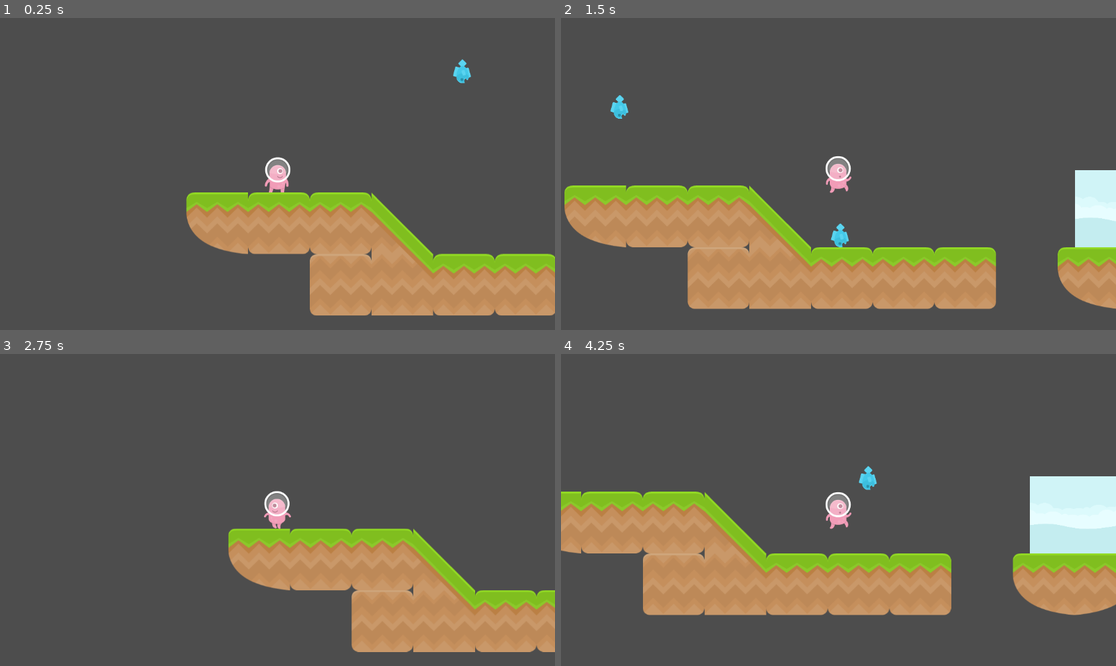
Above: before the commit, frames 1-4 (two rows, left to right).
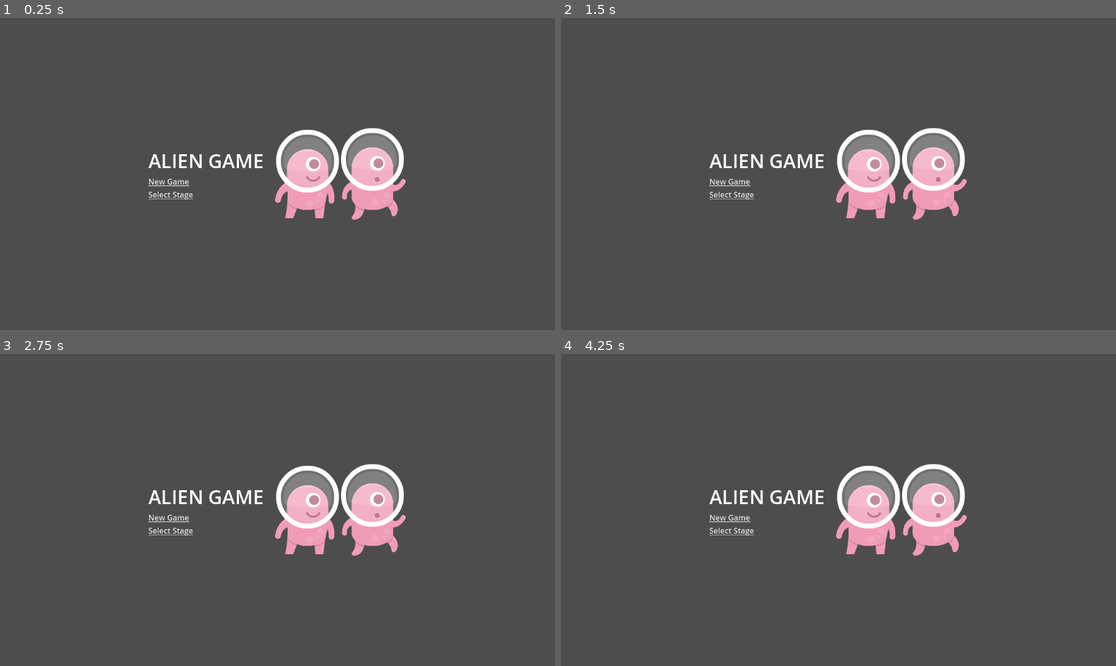
Above: after the commit, the same moments.

Repository: aldenluthfi/tut4
Game: Godot game, scene res://scenes/MainMenu.tscn
Two runs of this game, one before a commit and one after it. Both use one fixed random seed, a clock stepped at 60 frames per second and the inputs below. Before the commit the project starts from res://scenes/Level1.tscn.
Inputs:
- Up to frame 1 (0.25 s): no input
- Up to frame 2 (1.5 s): hold R 0.53-1.28 s; hold Right (right) from 0.53 s (still down); tap Space (jump) at 0.77, 0.8, 1.07, 1.35 s
- Up to frame 3 (2.75 s): tap Space (jump) at 1.52, 1.82, 2.3 s; tap R at 1.55 s; release Right (right) at 2.03 s; hold A (left) from 2.03 s (still down); hold R from 2.03 s (still down)
- Up to frame 4 (4.25 s): release A (left) at 2.78 s; release R at 2.78 s; hold Right (right) from 2.78 s (still down); tap R at 2.85 s; tap Space (jump) at 3.02, 3.32, 3.6, 3.77, 4.07 s

The runs differ from the first frame. In frame 1, 21% of the frame differs, in the area x 26-100%, y 13-96%; in frame 2, 28%; in frame 3, 19%; in frame 4, 30%, in the area x 0-100%, y 35-84%.

Commit message:
tutorial 6

Diff:
--- a/project.godot
+++ b/project.godot
@@ -11,9 +11,13 @@
 [application]
 
 config/name="Tutorial 4 Template"
-run/main_scene="res://scenes/Level1.tscn"
+run/main_scene="res://scenes/MainMenu.tscn"
 config/features=PackedStringArray("4.3")
 config/icon="res://icon.png"
+
+[autoload]
+
+Global="*res://scenes/global.gd"
 
 [input]
 
--- /dev/null
+++ b/scenes/Animation.gd
@@ -0,0 +1,19 @@
+extends AnimationPlayer
+
+@export var next_scene: String
+
+# Called when the node enters the scene tree for the first time.
+func _ready() -> void:
+	self.play("FADE_OUT")
+
+
+# Called every frame. 'delta' is the elapsed time since the previous frame.
+func _process(delta: float) -> void:
+	pass
+
+func set_next_scene(next: String):
+	next_scene = next
+
+func _on_animation_finished(anim_name: StringName) -> void:
+	if anim_name == "FADE_IN":
+		get_tree().call_deferred("change_scene_to_file",(str("res://scenes/" + next_scene + ".tscn")))
--- /dev/null
+++ b/scenes/BackToMenu.gd
@@ -0,0 +1,7 @@
+extends LinkButton
+
+@export var scene_to_load: String
+
+func _on_pressed():
+	Global.lives = 3
+	get_tree().change_scene_to_file(str("res://scenes/" + scene_to_load + ".tscn"))
--- /dev/null
+++ b/scenes/GameOver.tscn
@@ -0,0 +1,34 @@
+[gd_scene load_steps=2 format=3 uid="uid://c856nfw0vretv"]
+
+[ext_resource type="Script" path="res://scenes/BackToMenu.gd" id="1_nu012"]
+
+[node name="GameOver" type="MarginContainer"]
+anchors_preset = 15
+anchor_right = 1.0
+anchor_bottom = 1.0
+grow_horizontal = 2
+grow_vertical = 2
+
+[node name="ColorRect" type="ColorRect" parent="."]
+layout_mode = 2
+color = Color(0.981558, 0, 0.394122, 1)
+
+[node name="VBoxContainer" type="VBoxContainer" parent="."]
+layout_mode = 2
+alignment = 1
+
+[node name="Label" type="Label" parent="VBoxContainer"]
+layout_mode = 2
+theme_override_font_sizes/font_size = 80
+text = "GAME OVER"
+horizontal_alignment = 1
+vertical_alignment = 1
+
+[node name="LinkButton" type="LinkButton" parent="VBoxContainer"]
+layout_mode = 2
+size_flags_horizontal = 4
+text = "back to menu"
+script = ExtResource("1_nu012")
+scene_to_load = "MainMenu"
+
+[connection signal="pressed" from="VBoxContainer/LinkButton" to="VBoxContainer/LinkButton" method="_on_pressed"]
--- a/scenes/Level1.tscn
+++ b/scenes/Level1.tscn
@@ -1,11 +1,14 @@
-[gd_scene load_steps=9 format=4 uid="uid://yqmk0vpvnyxr"]
+[gd_scene load_steps=12 format=4 uid="uid://yqmk0vpvnyxr"]
 
 [ext_resource type="PackedScene" uid="uid://bc2fujtl13g10" path="res://scenes/Player.tscn" id="1"]
 [ext_resource type="Texture2D" uid="uid://76hi8rt1miuo" path="res://assets/kenney_platformerpack/Spritesheets/spritesheet_gr_grass.png" id="2_yrabu"]
 [ext_resource type="Texture2D" uid="uid://bbale34yqctf4" path="res://assets/kenney_platformerpack/PNG/Backgrounds/blue_land.png" id="3_lbt7v"]
 [ext_resource type="PackedScene" uid="uid://dqr2f0sfvaott" path="res://scenes/TriggerArea.tscn" id="4_6gdai"]
 [ext_resource type="Script" path="res://scenes/Spawner.gd" id="5_qvcld"]
+[ext_resource type="Script" path="res://scenes/SceneSwitcher.gd" id="6_3f4xi"]
 [ext_resource type="PackedScene" uid="uid://cjfaf6k5h7udj" path="res://scenes/Enemy.tscn" id="6_rom4y"]
+[ext_resource type="PackedScene" uid="uid://bpwo8sypg80fw" path="res://scenes/LifeCounter.tscn" id="7_sdgr3"]
+[ext_resource type="PackedScene" uid="uid://c0fofab1dp1ke" path="res://scenes/SceneSwitcher.tscn" id="8_25enw"]
 
 [sub_resource type="TileSetAtlasSource" id="TileSetAtlasSource_vjq6m"]
 texture = ExtResource("2_yrabu")
@@ -68,9 +71,12 @@
 scale = Vector2(0.186035, 0.156738)
 texture = ExtResource("3_lbt7v")
 
-[node name="TriggerArea" parent="Sprite2D" instance=ExtResource("4_6gdai")]
+[node name="Win" parent="Sprite2D" instance=ExtResource("4_6gdai")]
 scale = Vector2(51, 51)
 sceneName = "Level2"
+
+[node name="SceneSwitcher" parent="Sprite2D/Win" instance=ExtResource("8_25enw")]
+script = ExtResource("6_3f4xi")
 
 [node name="TriggerArea" parent="." instance=ExtResource("4_6gdai")]
 position = Vector2(0, 1000)
@@ -81,3 +87,7 @@
 position = Vector2(1222, -24)
 script = ExtResource("5_qvcld")
 obstacle = ExtResource("6_rom4y")
+
+[node name="LifeCounter" type="CanvasLayer" parent="."]
+
+[node name="LifeCounter" parent="LifeCounter" instance=ExtResource("7_sdgr3")]
--- a/scenes/Level2.tscn
+++ b/scenes/Level2.tscn
@@ -1,11 +1,13 @@
-[gd_scene load_steps=9 format=4 uid="uid://d15fvku0xbqds"]
+[gd_scene load_steps=11 format=4 uid="uid://d15fvku0xbqds"]
 
 [ext_resource type="PackedScene" uid="uid://bc2fujtl13g10" path="res://scenes/Player.tscn" id="1_7e1dl"]
 [ext_resource type="Texture2D" uid="uid://pgvs2eknvuao" path="res://assets/kenney_platformerpack/Spritesheets/spritesheet_gr_planet.png" id="2_c350s"]
 [ext_resource type="PackedScene" uid="uid://dqr2f0sfvaott" path="res://scenes/TriggerArea.tscn" id="3_0x7ef"]
+[ext_resource type="PackedScene" uid="uid://c0fofab1dp1ke" path="res://scenes/SceneSwitcher.tscn" id="4_cl6ro"]
 [ext_resource type="Texture2D" uid="uid://bbale34yqctf4" path="res://assets/kenney_platformerpack/PNG/Backgrounds/blue_land.png" id="4_y5qci"]
 [ext_resource type="Script" path="res://scenes/Spawner.gd" id="5_gxr1q"]
 [ext_resource type="PackedScene" uid="uid://lal426ii4nae" path="res://scenes/Bee.tscn" id="6_54og0"]
+[ext_resource type="PackedScene" uid="uid://bpwo8sypg80fw" path="res://scenes/LifeCounter.tscn" id="7_vuvba"]
 
 [sub_resource type="TileSetAtlasSource" id="TileSetAtlasSource_obbfj"]
 texture = ExtResource("2_c350s")
@@ -66,6 +68,8 @@
 scale = Vector2(500, 40)
 sceneName = "Level2"
 
+[node name="SceneSwitcher" parent="TriggerArea" instance=ExtResource("4_cl6ro")]
+
 [node name="Sprite2D" type="Sprite2D" parent="."]
 position = Vector2(392, -463)
 scale = Vector2(0.186035, 0.156738)
@@ -80,3 +84,7 @@
 position = Vector2(64, -432)
 script = ExtResource("5_gxr1q")
 obstacle = ExtResource("6_54og0")
+
+[node name="LifeCounter" type="CanvasLayer" parent="."]
+
+[node name="LifeCounter" parent="LifeCounter" instance=ExtResource("7_vuvba")]
--- /dev/null
+++ b/scenes/LifeCounter.gd
@@ -0,0 +1,5 @@
+extends Label
+
+# Called every frame. 'delta' is the elapsed time since the previous frame.
+func _process(delta: float) -> void:
+	self.text = "Lives : " + str(Global.lives)
--- /dev/null
+++ b/scenes/LifeCounter.tscn
@@ -0,0 +1,9 @@
+[gd_scene load_steps=2 format=3 uid="uid://bpwo8sypg80fw"]
+
+[ext_resource type="Script" path="res://scenes/LifeCounter.gd" id="1_lv7yh"]
+
+[node name="LifeCounter" type="MarginContainer"]
+
+[node name="Label" type="Label" parent="."]
+layout_mode = 2
+script = ExtResource("1_lv7yh")
--- a/scenes/LoseScreen.tscn
+++ b/scenes/LoseScreen.tscn
@@ -7,6 +7,6 @@
 script = ExtResource("1_xev0g")
 
 [node name="Sprite2D" type="Sprite2D" parent="."]
-position = Vector2(512, 320)
-scale = Vector2(0.76, 0.76)
+position = Vector2(557, 341)
+scale = Vector2(0.856429, 0.76)
 texture = ExtResource("1")
--- /dev/null
+++ b/scenes/MainMenu.tscn
@@ -0,0 +1,57 @@
+[gd_scene load_steps=5 format=3 uid="uid://dcwh7qed8pxtf"]
+
+[ext_resource type="Script" path="res://scenes/SelectStage.gd" id="1_haysj"]
+[ext_resource type="Script" path="res://scenes/NewGame.gd" id="1_jo3m6"]
+[ext_resource type="Texture2D" uid="uid://5yv0bn6jfwtc" path="res://assets/kenney_platformerpack/PNG/Players/Variable sizes/Pink/alienPink_stand.png" id="2_aljbo"]
+[ext_resource type="Texture2D" uid="uid://caagct4qorsvf" path="res://assets/kenney_platformerpack/PNG/Players/Variable sizes/Pink/alienPink_jump.png" id="3_jhene"]
+
+[node name="MainMenu" type="MarginContainer"]
+anchors_preset = 15
+anchor_right = 1.0
+anchor_bottom = 1.0
+grow_horizontal = 2
+grow_vertical = 2
+
+[node name="HBoxContainer" type="HBoxContainer" parent="."]
+layout_mode = 2
+alignment = 1
+
+[node name="MarginContainer" type="MarginContainer" parent="HBoxContainer"]
+layout_mode = 2
+theme_override_constants/margin_right = 20
+
+[node name="VBoxContainer" type="VBoxContainer" parent="HBoxContainer/MarginContainer"]
+layout_mode = 2
+size_flags_vertical = 4
+
+[node name="Label" type="Label" parent="HBoxContainer/MarginContainer/VBoxContainer"]
+layout_mode = 2
+theme_override_font_sizes/font_size = 40
+text = "ALIEN GAME"
+
+[node name="New Game" type="LinkButton" parent="HBoxContainer/MarginContainer/VBoxContainer"]
+layout_mode = 2
+text = "New Game"
+script = ExtResource("1_jo3m6")
+scene_to_load = "Level1"
+
+[node name="Select Stage" type="LinkButton" parent="HBoxContainer/MarginContainer/VBoxContainer"]
+layout_mode = 2
+text = "Select Stage"
+script = ExtResource("1_haysj")
+scene_to_load = "SelectStage"
+
+[node name="TextureRect" type="TextureRect" parent="HBoxContainer"]
+layout_mode = 2
+size_flags_vertical = 4
+texture = ExtResource("2_aljbo")
+stretch_mode = 2
+
+[node name="TextureRect2" type="TextureRect" parent="HBoxContainer"]
+layout_mode = 2
+size_flags_vertical = 4
+texture = ExtResource("3_jhene")
+stretch_mode = 2
+
+[connection signal="pressed" from="HBoxContainer/MarginContainer/VBoxContainer/New Game" to="HBoxContainer/MarginContainer/VBoxContainer/New Game" method="_on_pressed"]
+[connection signal="pressed" from="HBoxContainer/MarginContainer/VBoxContainer/Select Stage" to="HBoxContainer/MarginContainer/VBoxContainer/Select Stage" method="_on_pressed"]
--- /dev/null
+++ b/scenes/NewGame.gd
@@ -0,0 +1,6 @@
+extends LinkButton
+
+@export var scene_to_load: String
+
+func _on_pressed():
+	get_tree().change_scene_to_file(str("res://scenes/" + scene_to_load + ".tscn"))
--- /dev/null
+++ b/scenes/SceneSwitcher.gd
@@ -0,0 +1,16 @@
+extends MarginContainer
+
+@export var next_scene: String
+
+# Called when the node enters the scene tree for the first time.
+func _ready() -> void:
+	pass # Replace with function body.
+
+
+# Called every frame. 'delta' is the elapsed time since the previous frame.
+func _process(delta: float) -> void:
+	pass
+
+func fade_in(next: String) -> void:
+	$AnimationPlayer.play("FADE_IN")
+	$AnimationPlayer.set_next_scene(next)
--- /dev/null
+++ b/scenes/SceneSwitcher.tscn
@@ -0,0 +1,77 @@
+[gd_scene load_steps=6 format=3 uid="uid://c0fofab1dp1ke"]
+
+[ext_resource type="Script" path="res://scenes/Animation.gd" id="1_u235g"]
+
+[sub_resource type="Animation" id="Animation_wovbg"]
+resource_name = "FADE_IN"
+tracks/0/type = "value"
+tracks/0/imported = false
+tracks/0/enabled = true
+tracks/0/path = NodePath("Overlay/Overlay:color")
+tracks/0/interp = 1
+tracks/0/loop_wrap = true
+tracks/0/keys = {
+"times": PackedFloat32Array(0, 1),
+"transitions": PackedFloat32Array(1, 1),
+"update": 0,
+"values": [Color(1, 1, 1, 0), Color(1, 1, 1, 1)]
+}
+
+[sub_resource type="Animation" id="Animation_6i036"]
+length = 0.001
+tracks/0/type = "value"
+tracks/0/imported = false
+tracks/0/enabled = true
+tracks/0/path = NodePath("Overlay/Overlay:color")
+tracks/0/interp = 1
+tracks/0/loop_wrap = true
+tracks/0/keys = {
+"times": PackedFloat32Array(0),
+"transitions": PackedFloat32Array(1),
+"update": 0,
+"values": [Color(1, 1, 1, 0)]
+}
+
+[sub_resource type="Animation" id="Animation_3eiqd"]
+resource_name = "FADE_OUT"
+tracks/0/type = "value"
+tracks/0/imported = false
+tracks/0/enabled = true
+tracks/0/path = NodePath("Overlay/Overlay:color")
+tracks/0/interp = 1
+tracks/0/loop_wrap = true
+tracks/0/keys = {
+"times": PackedFloat32Array(0, 1),
+"transitions": PackedFloat32Array(1, 1),
+"update": 0,
+"values": [Color(1, 1, 1, 1), Color(1, 1, 1, 0)]
+}
+
+[sub_resource type="AnimationLibrary" id="AnimationLibrary_r7bhk"]
+_data = {
+"FADE_IN": SubResource("Animation_wovbg"),
+"FADE_OUT": SubResource("Animation_3eiqd"),
+"RESET": SubResource("Animation_6i036")
+}
+
+[node name="SceneSwitcher" type="MarginContainer"]
+anchors_preset = 15
+anchor_right = 1.0
+anchor_bottom = 1.0
+grow_horizontal = 2
+grow_vertical = 2
+
+[node name="Overlay" type="CanvasLayer" parent="."]
+
+[node name="Overlay" type="ColorRect" parent="Overlay"]
+offset_right = 1152.0
+offset_bottom = 648.0
+color = Color(1, 1, 1, 0)
+
+[node name="AnimationPlayer" type="AnimationPlayer" parent="."]
+libraries = {
+"": SubResource("AnimationLibrary_r7bhk")
+}
+script = ExtResource("1_u235g")
+
+[connection signal="animation_finished" from="AnimationPlayer" to="AnimationPlayer" method="_on_animation_finished"]
--- /dev/null
+++ b/scenes/SelectStage.gd
@@ -0,0 +1,6 @@
+extends BaseButton
+
+@export var scene_to_load: String
+
+func _on_pressed():
+	get_tree().change_scene_to_file(str("res://scenes/" + scene_to_load + ".tscn"))
--- /dev/null
+++ b/scenes/SelectStage.tscn
@@ -0,0 +1,69 @@
+[gd_scene load_steps=5 format=3 uid="uid://bni3onlutwlxe"]
+
+[ext_resource type="Texture2D" uid="uid://5yv0bn6jfwtc" path="res://assets/kenney_platformerpack/PNG/Players/Variable sizes/Pink/alienPink_stand.png" id="1_7j06b"]
+[ext_resource type="Texture2D" uid="uid://caagct4qorsvf" path="res://assets/kenney_platformerpack/PNG/Players/Variable sizes/Pink/alienPink_jump.png" id="2_owmaf"]
+[ext_resource type="Texture2D" uid="uid://wuxkev2mde0w" path="res://assets/kenney_platformerpack/PNG/Players/Variable sizes/Pink/alienPink_walk1.png" id="3_bbvl3"]
+[ext_resource type="Script" path="res://scenes/SelectStage.gd" id="4_21chk"]
+
+[node name="SelectStage" type="MarginContainer"]
+anchors_preset = 8
+anchor_left = 0.5
+anchor_top = 0.5
+anchor_right = 0.5
+anchor_bottom = 0.5
+offset_left = -173.0
+offset_top = -115.5
+offset_right = 173.0
+offset_bottom = 115.5
+grow_horizontal = 2
+grow_vertical = 2
+theme_override_constants/margin_left = 20
+theme_override_constants/margin_top = 20
+theme_override_constants/margin_right = 20
+theme_override_constants/margin_bottom = 0
+
+[node name="HBoxContainer" type="HBoxContainer" parent="."]
+layout_mode = 2
+theme_override_constants/separation = 40
+
+[node name="VBoxContainer" type="VBoxContainer" parent="HBoxContainer"]
+layout_mode = 2
+
+[node name="TextureButton" type="TextureButton" parent="HBoxContainer/VBoxContainer"]
+layout_mode = 2
+texture_normal = ExtResource("1_7j06b")
+texture_pressed = ExtResource("2_owmaf")
+texture_hover = ExtResource("3_bbvl3")
+script = ExtResource("4_21chk")
+scene_to_load = "Level1"
+
+[node name="Label" type="Label" parent="HBoxContainer/VBoxContainer/TextureButton"]
+layout_mode = 2
+offset_top = 188.0
+offset_right = 133.0
+offset_bottom = 211.0
+text = "Level 1"
+horizontal_alignment = 1
+
+[node name="VBoxContainer2" type="VBoxContainer" parent="HBoxContainer"]
+layout_mode = 2
+
+[node name="TextureButton" type="TextureButton" parent="HBoxContainer/VBoxContainer2"]
+layout_mode = 2
+texture_normal = ExtResource("1_7j06b")
+texture_pressed = ExtResource("2_owmaf")
+texture_hover = ExtResource("3_bbvl3")
+script = ExtResource("4_21chk")
+scene_to_load = "Level2"
+
+[node name="Label" type="Label" parent="HBoxContainer/VBoxContainer2/TextureButton"]
+layout_mode = 2
+offset_top = 188.0
+offset_right = 133.0
+offset_bottom = 211.0
+text = "Level 2
+"
+horizontal_alignment = 1
+
+[connection signal="pressed" from="HBoxContainer/VBoxContainer/TextureButton" to="HBoxContainer/VBoxContainer/TextureButton" method="_on_pressed"]
+[connection signal="pressed" from="HBoxContainer/VBoxContainer2/TextureButton" to="HBoxContainer/VBoxContainer2/TextureButton" method="_on_pressed"]
--- a/scenes/TriggerArea.gd
+++ b/scenes/TriggerArea.gd
@@ -1,7 +1,16 @@
 extends Area2D
 
-@export var sceneName: String = "Level 1"
+@export var sceneName: String
 
 func _on_body_entered(body):
+	var current_scene = get_tree().get_current_scene().get_name()
 	if body.get_name() == "Player":
-		get_tree().change_scene_to_file(str("res://scenes/" + sceneName + ".tscn"))
+		if current_scene == sceneName:
+			Global.lives -= 1
+		if (Global.lives == 0):
+			get_tree().change_scene_to_file(str("res://scenes/GameOver.tscn"))
+		else:
+			if self.name == "Win":
+				$SceneSwitcher.fade_in(sceneName)
+			else:
+				get_tree().call_deferred("change_scene_to_file",(str("res://scenes/" + sceneName + ".tscn")))
--- /dev/null
+++ b/scenes/global.gd
@@ -0,0 +1,4 @@
+extends Node
+
+
+var lives = 3
Not shown: 1 places in scenes/LoseScreen.tscn that only renumber resources
